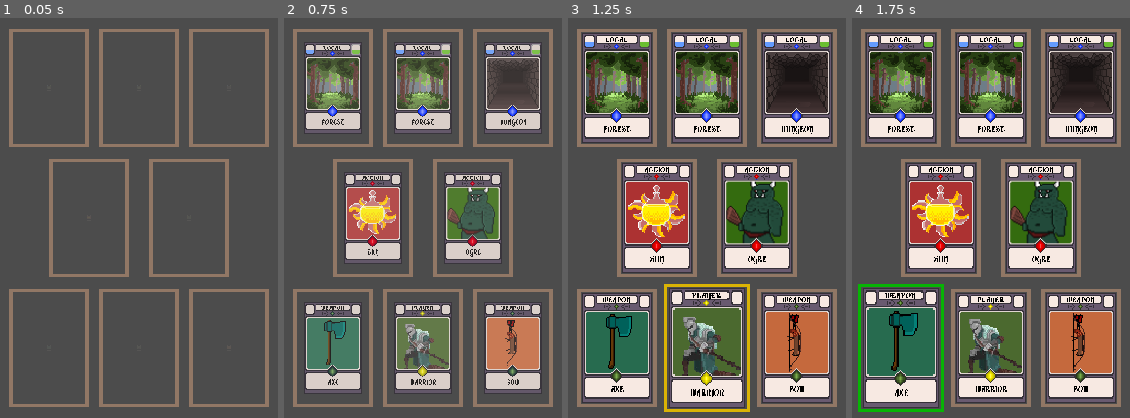
Above: before the commit, frames 1-4 (left to right).
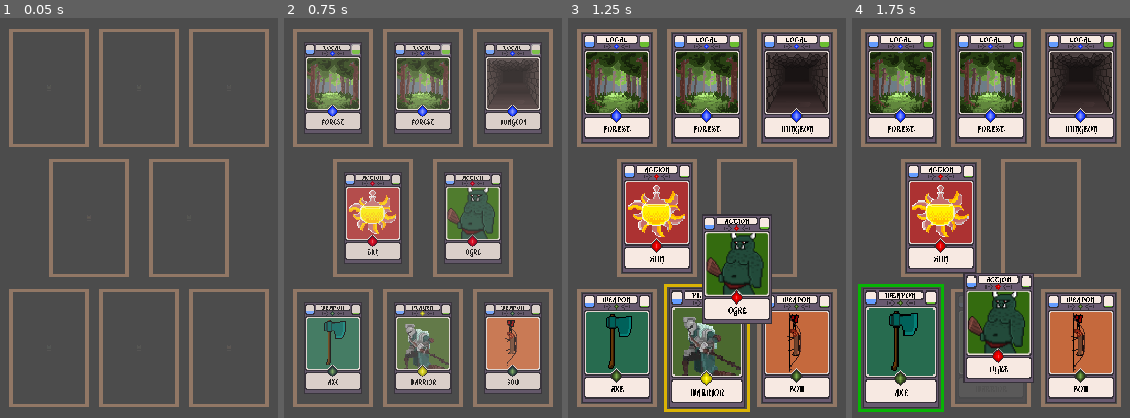
Above: after the commit, the same moments.

Repository: kdds22/Crawler-Card-RPG
Game: Godot game, scene res://scenes/MainCore.tscn
Two runs of this game, one before a commit and one after it. Both use one fixed random seed, a clock stepped at 60 frames per second and the inputs below.
Inputs (mouse positions are in pixels of both pictures, inside the frame that each line leads up to):
- Up to frame 1 (0.05 s): no input
- Up to frame 2 (0.75 s): move the mouse to (423, 346) at 0.52 s; press the mouse at (423, 346) at 0.53 s
- Up to frame 3 (1.25 s): tap P (atk_enemy, bound only after the commit) at 0.8 s
- Up to frame 4 (1.75 s): move the mouse to (902, 346) at 1.27 s; release the mouse at (902, 346) at 1.28 s; tap P (atk_enemy, bound only after the commit) at 1.35 s; click (902, 346) at 1.55 s

Frame 1 is identical in both runs. In frame 2, 0.1% of the frame differs, in the area x 7-92%, y 40-74%; in frame 3, 11%; in frame 4, 16%, in the area x 5-94%, y 36-97%.

Commit message:
Implementacao de Interação Inimigo-Player - Adicionado botao de ataque-inimigo, apenas pra debug (tecla P) - Adicionado Tween para animação de ataque - Adicionado referencia das posições das cartas na mesa (+global_initial_position) - Adicionado referencia global da Carta-Player, pra consultas rapidas de interação

Diff:
--- a/project.godot
+++ b/project.godot
@@ -61,6 +61,11 @@
 "events": [ Object(InputEventMouseButton,"resource_local_to_scene":false,"resource_name":"","device":0,"alt":false,"shi …(212 unchanged characters)…
  ]
 }
+atk_enemy={
+"deadzone": 0.5,
+"events": [ Object(InputEventKey,"resource_local_to_scene":false,"resource_name":"","device":0,"alt":false,"shift":false,"control":false,"meta":false,"command":false,"pressed":false,"scancode":80,"unicode":0,"echo":false,"script":null)
+ ]
+}
 
 [rendering]
 
--- a/scenes/CardBase.tscn
+++ b/scenes/CardBase.tscn
@@ -348,7 +348,10 @@
 
 [node name="CollisionShape2D" type="CollisionShape2D" parent="Detect"]
 shape = SubResource( 5 )
+
+[node name="Tween" type="Tween" parent="."]
 [connection signal="mouse_entered" from="." to="." method="_on_CardBase_mouse_entered"]
 [connection signal="mouse_exited" from="." to="." method="_on_CardBase_mouse_exited"]
 [connection signal="body_entered" from="Detect" to="." method="_on_Detect_body_entered"]
 [connection signal="body_exited" from="Detect" to="." method="_on_Detect_body_exited"]
+[connection signal="tween_all_completed" from="Tween" to="." method="_on_Tween_tween_all_completed"]
--- a/scripts/CardBase.gd
+++ b/scripts/CardBase.gd
@@ -16,6 +16,7 @@
 var main_core_path = "../../.."
 
 var initial_position : Vector2
+var global_initial_position : Vector2
 
 var focused := false # usado pra indicar uma carta
 var clicked := false # usado como um FLAG de clique unico
@@ -53,11 +54,16 @@
 # Normalmente ações com o Mouse
 func _unhandled_input(event: InputEvent) -> void:
 
+	if event.is_action_pressed("atk_enemy") and my_info["Type"] == "Action" and my_info["Description"] == "Enemy":
+		atk_player()
 	if focused:
 		if event.is_action_pressed("click"):
 			clicked = true
 			print("\nclicked: ",my_info["Name"]," - ", clicked)
 			$Sprite.z_index = 1
+
+			## Mudar no Mapa
+
 		if event.is_action_released("click"):
 			moving = false
 			position = initial_position
@@ -90,9 +96,13 @@
 
 # Chamado ao Instanciar uma Carta
 func _ready() -> void:
-	$Sprite/TextureProgressGoal.value = my_info["Distance_Goal"]
-	$Sprite/TextureProgressItem.value = my_info["Distance_Special_Item"]
+	global_initial_position = global_position
+	initial_position = position
+
 	if my_info["Type"] == "Local":
+		$Sprite/TextureProgressGoal.value = my_info["Distance_Goal"]
+		$Sprite/TextureProgressItem.value = my_info["Distance_Special_Item"]
+
 		if my_info["Distance_Goal"] > my_info["Distance_Special_Item"]:
 			$Sprite/TextureProgressGoal/Anim.play("signal")
 		elif my_info["Distance_Goal"] < my_info["Distance_Special_Item"]:
@@ -266,7 +276,7 @@
 
 func _on_interacting_card() -> void:
 	var _on_card = CardManager._on_card_interacting
-	print("_on_interacting_card - my_info: ",my_info)
+	print("\n_on_interacting_card - my_info: \n",my_info)
 	if my_info["Type"] == "Weapon" and _on_card.my_info["Type"] == "Action" and _on_card.my_info["Name"] == "Ogre":
 		_on_card.call_anim_hit()
 		pass
@@ -287,3 +297,22 @@
 		print("Saiu de: ",body.my_info["Name"], " -> ",self.my_info["Name"])
 		card_info_interacting = null
 	pass # Replace with function body.
+
+
+
+func atk_player():
+	$Tween.interpolate_property(self, "global_position", global_position, get_node("/root/MainCore").ref_player.global_position, .5, Tween.TRANS_EXPO, Tween.EASE_IN)
+	$Tween.start()
+	print("start tween")
+	yield($Tween,"tween_completed")
+	get_node("/root/MainCore").ref_player.call_anim_hit()
+	$Tween.interpolate_property(self, "position", position, initial_position, .5, Tween.TRANS_QUAD, Tween.EASE_OUT)
+	$Tween.start()
+	print("start tween 2")
+	pass
+
+
+
+func _on_Tween_tween_all_completed() -> void:
+	$Tween.stop_all()
+	pass # Replace with function body.
--- a/scripts/MainCore.gd
+++ b/scripts/MainCore.gd
@@ -4,6 +4,8 @@
 onready var pre_card_base = preload("res://scenes/CardBase.tscn")
 onready var all_pos = $Cards.get_children()
 
+
+var ref_player : Object
 
 #### Index das Local_Cards
 onready var all_local_index = [5,6,7]
@@ -36,6 +38,9 @@
 	card_base.my_info["Index"] = pos_table.get_index()
 
 	$CardsTable.get_child(pos_table.get_index()).add_child(card_base)
+
+	if card_base.my_info["Type"] == "Player":
+		ref_player = card_base # seta a referencia do Objeto-Player... mantendo todos os atributos pra facilitar conexões
 
 	pass # func start_pre_card_base
 
--- a/scripts/global/CardManager.gd
+++ b/scripts/global/CardManager.gd
@@ -53,28 +53,6 @@
 	randomize()
 
 	pass # func _ready
-
-
-# Realiza a INTERAÇÂO / MECANICA entre as Cartas
-func make_interaction() -> void:
-	if card_clicked != null and card_released != null:
-#		if card_clicked.card_type == "Weapon" and card_released.card_type == "Action" and card_released.card_description == "Enemy":
-		if card_clicked.my_info["Type"] == "Weapon" and card_released.my_info["Type"] == "Action" and card_released.my_info["Description"] == "Enemy":
-			print()
-#			print("Ataque: ", card_clicked.card_type, card_clicked.card_name, " -> ", card_released.card_type, card_released.card_name)
-			print("Ataque: ", card_clicked.my_info["Type"], card_clicked.my_info["Name"], " -> ", card_released.my_info["Type"], card_released.my_info["Name"])
-			card_released.call_anim_hit()
-			print()
-			interaction = true
-		clear_maked()
-	if interaction:
-		interaction = false
-		clear_maked()
-	print()
-	print("Maked Interaction -> ",card_clicked, card_released)
-	print()
-#	clear_maked()
-	pass # func make_interaction
 
 
 # LIMPA a Interoperabilidade entre as cartas
